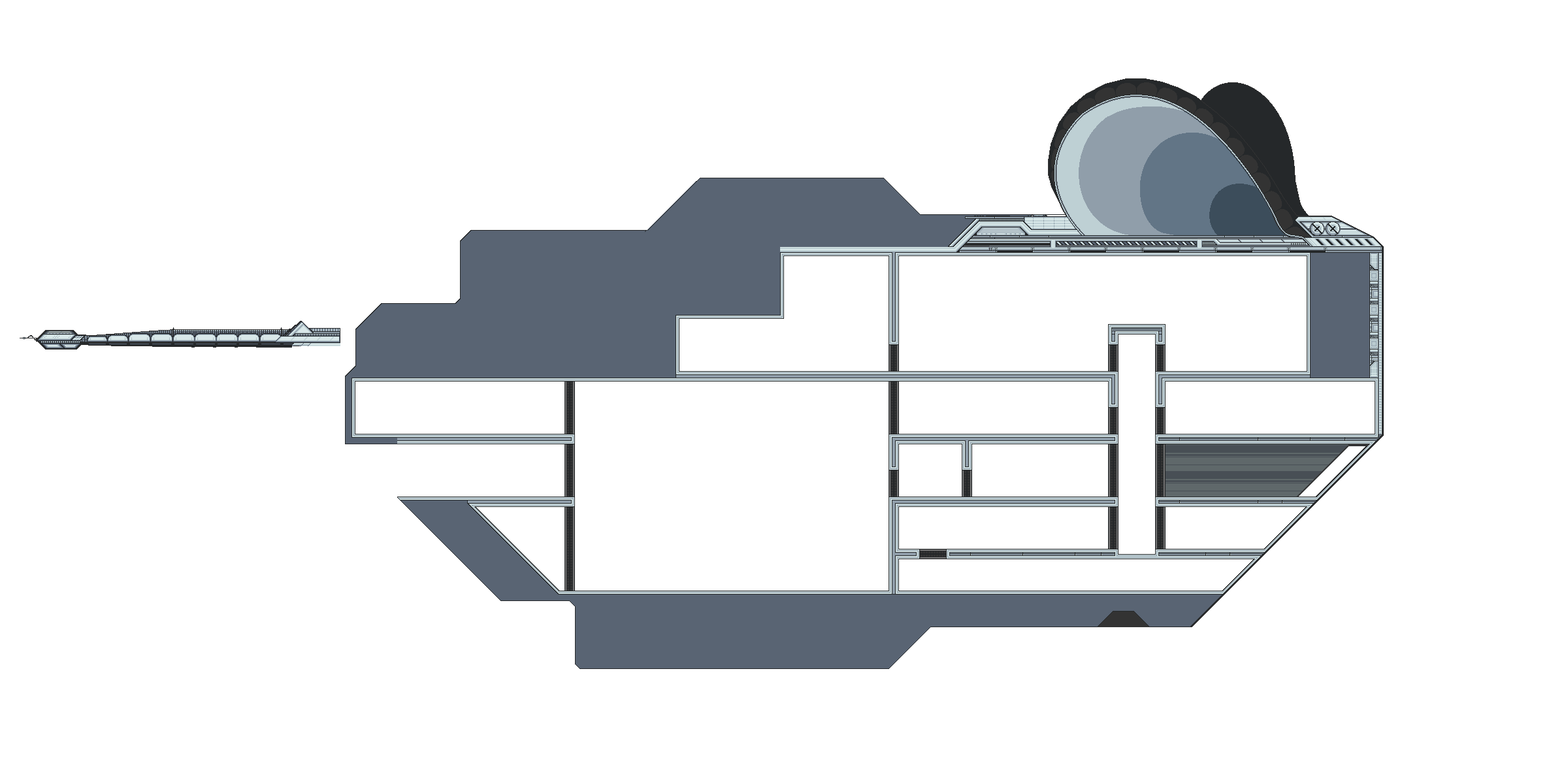
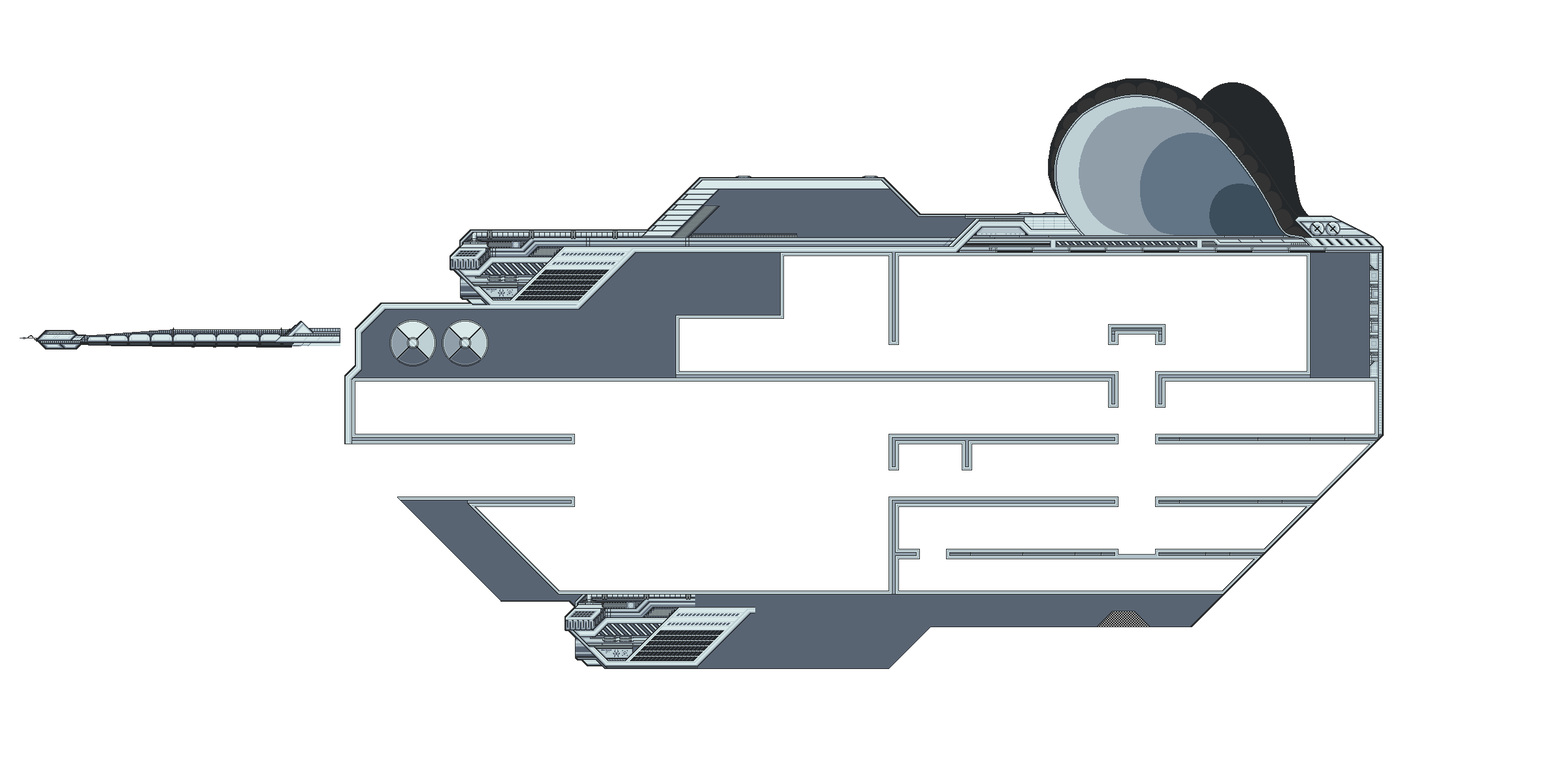
Two versions of the same layered image (1568×784). Layer-by-layer changes:
painted on "greebles" over [344, 175, 1150, 670]
painted on "exterior" over [352, 437, 388, 444]
hid "glass shine" over [1302, 446, 1365, 497]
hid "interior" over [564, 344, 1369, 628]